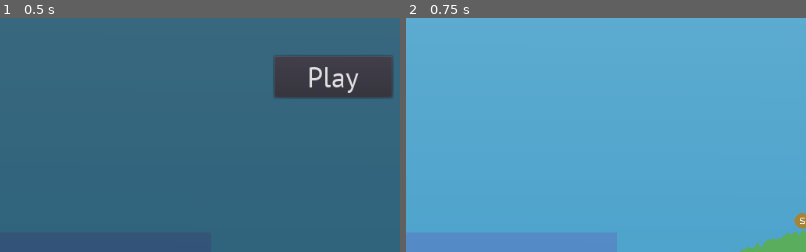
Above: before the commit, frames 1-2 (left to right).
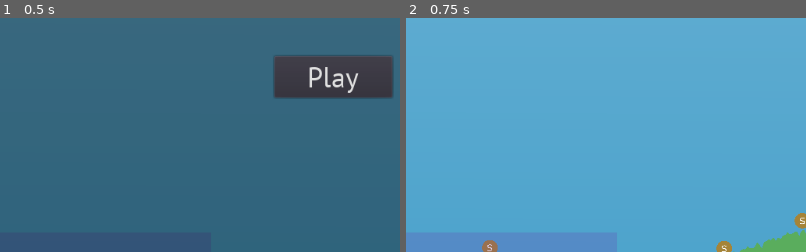
Above: after the commit, the same moments.

Repository: anhcraft/racing
Game: Godot game, scene res://Main.tscn
Same seed, same stepped clock (60 frames per second), same inputs: the game is played once before the commit and once after it.
Inputs:
- Up to frame 1 (0.5 s): no input
- Up to frame 2 (0.75 s): click "Play" at 0.5 s
The pictures show only the part of the screen within x 8-58%, y 50-100%; the shares and areas given below are measured in that part.

Frame 1 is identical in both runs. In frame 2, 0.3% of the frame differs, in the area x 19-82%, y 94-100%.

Commit message:
Fixed coins de-spawned too early

Diff:
--- a/Terrain.gd
+++ b/Terrain.gd
@@ -98,7 +98,7 @@
 
 func _process(delta):
 	var coins = get_tree().get_nodes_in_group("coins")
-	var edge = pos - get_viewport().size.x * 0.5
+	var edge = pos - get_viewport().size.x * 2
 	var i = 0
 	for coin in coins:
 		if coin is Area2D:
